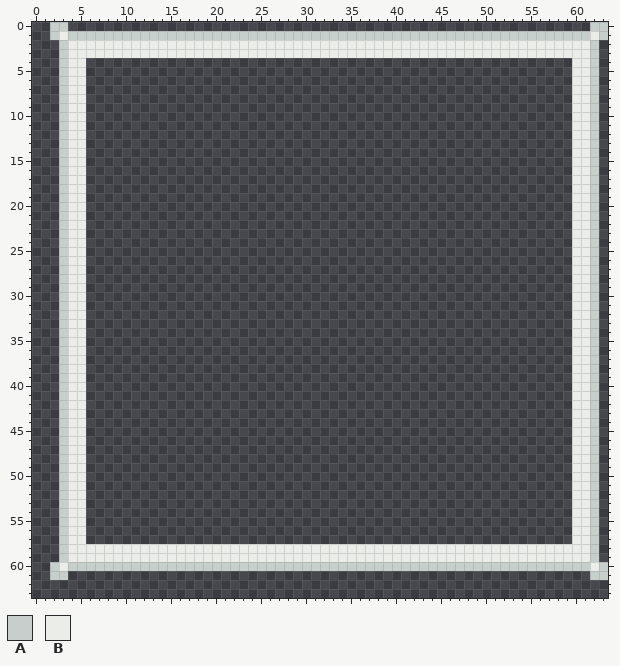
Pixel-art file -- Assets/Sprites/ase/popups.aseprite. That is the earlier state.
64x96 pixels, 1 frame. Shown: x 0..63, y 0..63.
Palette (. is transparent): A #c7cfcc  B #ebede9
Once edited:
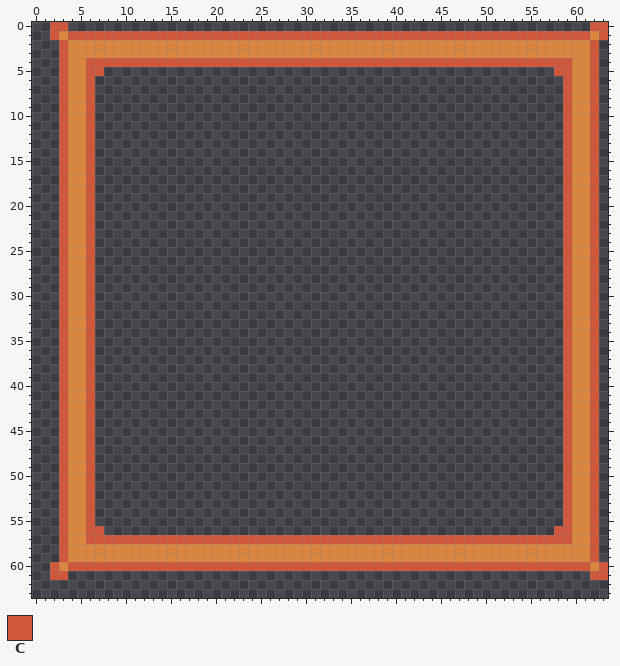
Colours new in this view: C #cf573c
Diff:
layer "highlight-red" added
layer "highlight" removed
colour B: #ebede9 -> #da863e
Changed rows in their new state; - is a pixel that keeps its letter.
Layer "highlight-red":
first column x 2:
 0 CC----------------------------------------------------------CC
 1 C-CCCCCCCCCCCCCCCCCCCCCCCCCCCCCCCCCCCCCCCCCCCCCCCCCCCCCCCCCC-C
 2 -C----------------------------------------------------------C-
 3 -C----------------------------------------------------------C-
 4 -C--CCCCCCCCCCCCCCCCCCCCCCCCCCCCCCCCCCCCCCCCCCCCCCCCCCCCCC--C-
 5 -C--CC--------------------------------------------------CC--C-
 6 -C--C----------------------------------------------------C--C-
 7 -C--C----------------------------------------------------C--C-
 8 -C--C----------------------------------------------------C--C-
 9 -C--C----------------------------------------------------C--C-
10 -C--C----------------------------------------------------C--C-
11 -C--C----------------------------------------------------C--C-
12 -C--C----------------------------------------------------C--C-
13 -C--C----------------------------------------------------C--C-
14 -C--C----------------------------------------------------C--C-
15 -C--C----------------------------------------------------C--C-
16 -C--C----------------------------------------------------C--C-
17 -C--C----------------------------------------------------C--C-
18 -C--C----------------------------------------------------C--C-
19 -C--C----------------------------------------------------C--C-
20 -C--C----------------------------------------------------C--C-
21 -C--C----------------------------------------------------C--C-
22 -C--C----------------------------------------------------C--C-
23 -C--C----------------------------------------------------C--C-
24 -C--C----------------------------------------------------C--C-
25 -C--C----------------------------------------------------C--C-
26 -C--C----------------------------------------------------C--C-
27 -C--C----------------------------------------------------C--C-
28 -C--C----------------------------------------------------C--C-
29 -C--C----------------------------------------------------C--C-
30 -C--C----------------------------------------------------C--C-
31 -C--C----------------------------------------------------C--C-
32 -C--C----------------------------------------------------C--C-
33 -C--C----------------------------------------------------C--C-
34 -C--C----------------------------------------------------C--C-
35 -C--C----------------------------------------------------C--C-
36 -C--C----------------------------------------------------C--C-
37 -C--C----------------------------------------------------C--C-
38 -C--C----------------------------------------------------C--C-
39 -C--C----------------------------------------------------C--C-
40 -C--C----------------------------------------------------C--C-
41 -C--C----------------------------------------------------C--C-
42 -C--C----------------------------------------------------C--C-
43 -C--C----------------------------------------------------C--C-
44 -C--C----------------------------------------------------C--C-
45 -C--C----------------------------------------------------C--C-
46 -C--C----------------------------------------------------C--C-
47 -C--C----------------------------------------------------C--C-
48 -C--C----------------------------------------------------C--C-
49 -C--C----------------------------------------------------C--C-
50 -C--C----------------------------------------------------C--C-
51 -C--C----------------------------------------------------C--C-
52 -C--C----------------------------------------------------C--C-
53 -C--C----------------------------------------------------C--C-
54 -C--C----------------------------------------------------C--C-
55 -C--C----------------------------------------------------C--C-
56 -C--CC--------------------------------------------------CC--C-
57 -C--CCCCCCCCCCCCCCCCCCCCCCCCCCCCCCCCCCCCCCCCCCCCCCCCCCCCCC--C-
58 -C----------------------------------------------------------C-
59 -C----------------------------------------------------------C-
60 C-CCCCCCCCCCCCCCCCCCCCCCCCCCCCCCCCCCCCCCCCCCCCCCCCCCCCCCCCCC-C
61 CC----------------------------------------------------------CC
